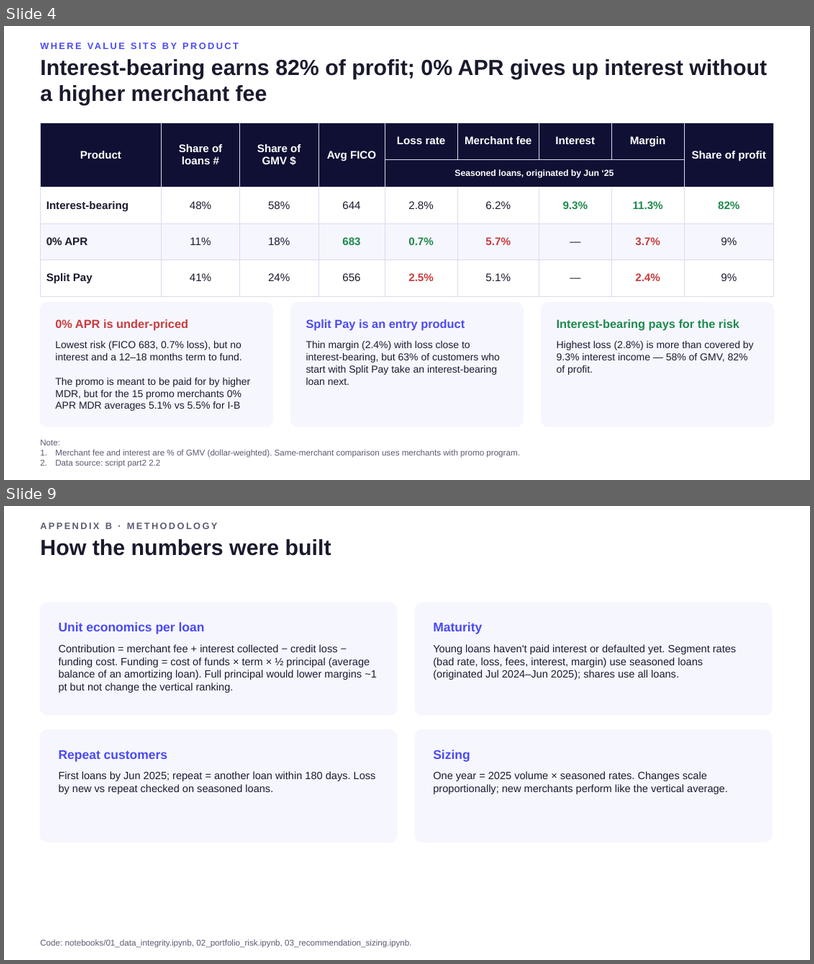
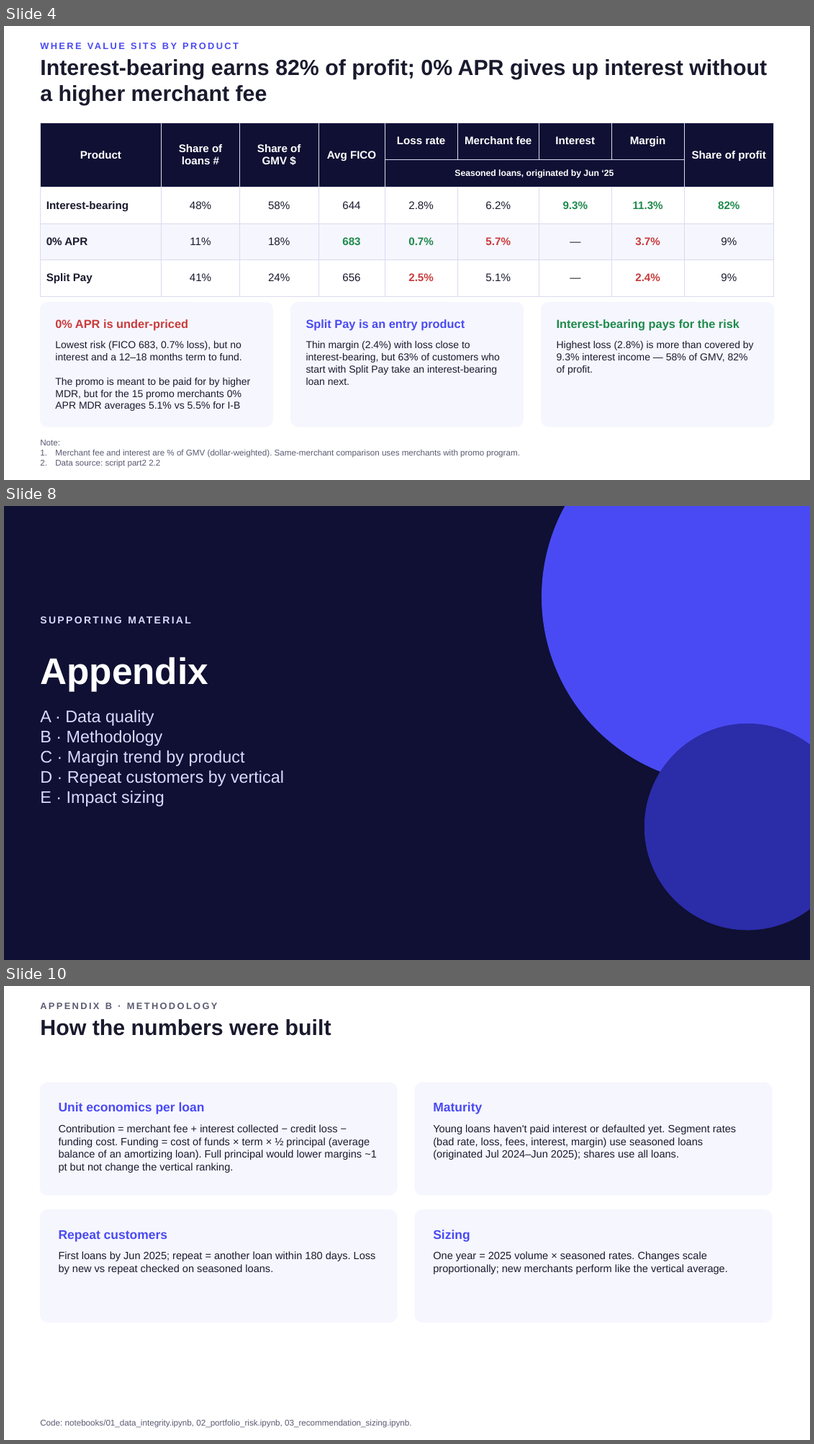
Before and after one commit to BrittanyZ919/Affirm-take-home-assignment, a slide deck: deck/portfolio_recommendation.pptx. Shown one above the other, each under a label of ours: slides 4 and 9 before the commit, slides 4, 8 and 10 after it; the slides between them are not shown. The pictures are 814x964 and 814x1444 pixels, drawn with LibreOffice and Linux fonts; fonts in the diff are those of the drawing. Boxes give left, top, right and bottom in pixels: in the first picture for what was removed or moved away, otherwise in the second. Text is boxed around its words. In the diff, an @@ line names an element or a change of style, - is before the commit and + after.

```diff
--- a/deck/portfolio_recommendation.pptx
+++ b/deck/portfolio_recommendation.pptx
@@ slide 8 added at bbox=[4, 506, 810, 960], background #0F1033 @@
@@ ellipse added at bbox=[543, 506, 810, 784], fill #4A4AF4, outline #4A4AF4 1 pt @@
@@ text added at bbox=[40, 609, 525, 630], 12 pt, text #D9D9FC, bold @@
+SUPPORTING MATERIAL
@@ text added at bbox=[40, 656, 208, 691], 44 pt, text #FFFFFF, bold @@
+Appendix
@@ text added at bbox=[40, 710, 284, 806], 20 pt, text #D9D9FC @@
+A · Data quality
+B · Methodology
+C · Margin trend by product
+D · Repeat customers by vertical
+E · Impact sizing
@@ ellipse added at bbox=[646, 723, 810, 929], fill #2B2CA8, outline #2B2CA8 1 pt @@
@@ what was slide 9 is now slide 10 @@
```
Also in this commit, not shown: 5 slides changed, 1 other slide added.
